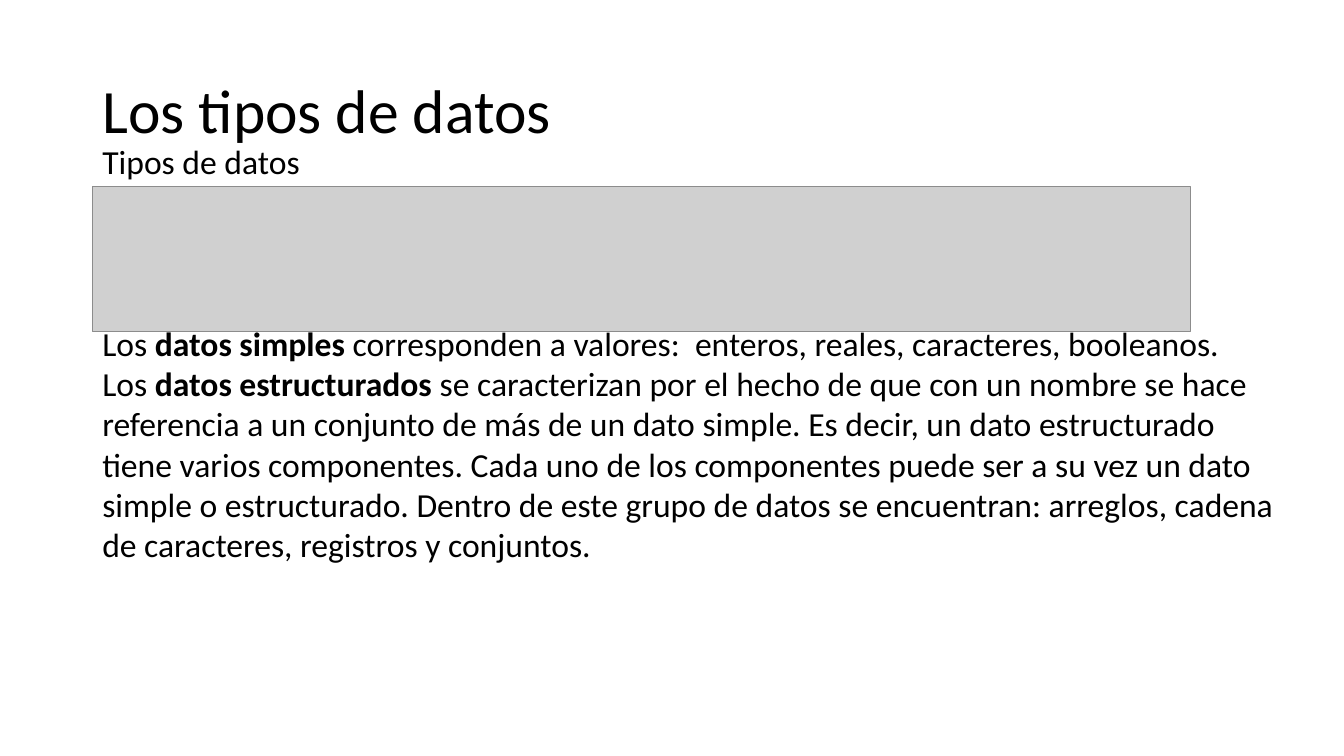
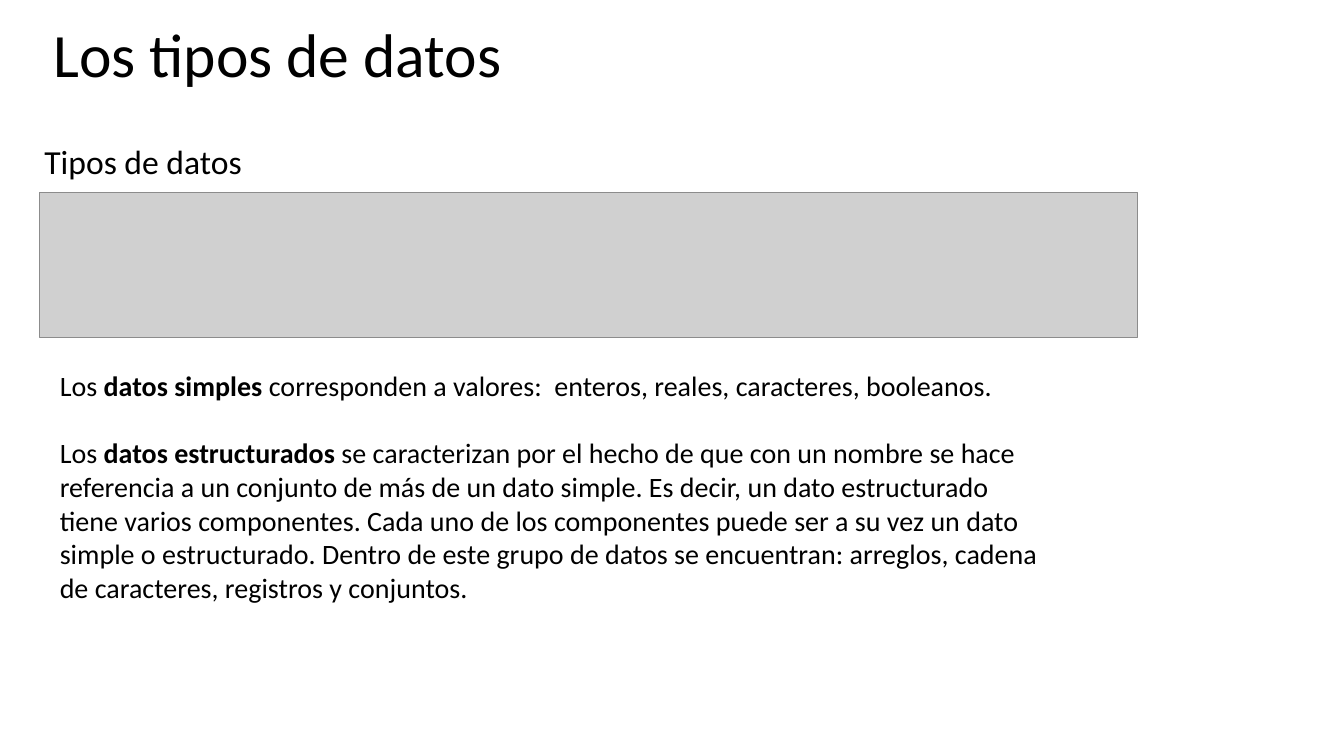
Before and after one commit to programacionestructurada/2021-2, a slide deck: slide 6 of U1_Introduccion_a_la_programacion/U1.pptx. Drawn at 1344x756 pixels with LibreOffice and Linux fonts; fonts in the diff are those of the drawing; grey boxes stand for pictures. Boxes give left, top, right and bottom in pixels: in the first picture for what was removed or moved away, otherwise in the second. Text is boxed around its words. In the diff, an @@ line names an element or a change of style, - is before the commit and + after.

```diff
--- a/U1_Introduccion_a_la_programacion/U1.pptx
+++ b/U1_Introduccion_a_la_programacion/U1.pptx
@@ text "Los tipos de datos": place and size @@
-text "Los tipos de datos" at box(102, 90, 551, 143)
+text "Los tipos de datos" at box(53, 34, 501, 87)
@@ text "Tipos de datos": place and size @@
-text "Tipos de datos" at box(102, 150, 299, 180)
+text "Tipos de datos" at box(44, 150, 241, 180)
@@ picture: place and size @@
-picture at box(93, 187, 1191, 332)
+picture at box(39, 193, 1137, 338)
@@ text "Los datos simples corresponden a ...": place and size @@
-text "Los datos simples corresponden a ..." at box(102, 328, 1273, 563)
+text "Los datos simples corresponden a ..." at box(60, 376, 1037, 603)
@@ text "Los datos simples corresponden a ..." at box(60, 376, 1037, 603): size 24 to 20 pt @@
```
Also in this commit, not shown: 5 other slides changed, 13 other files.
